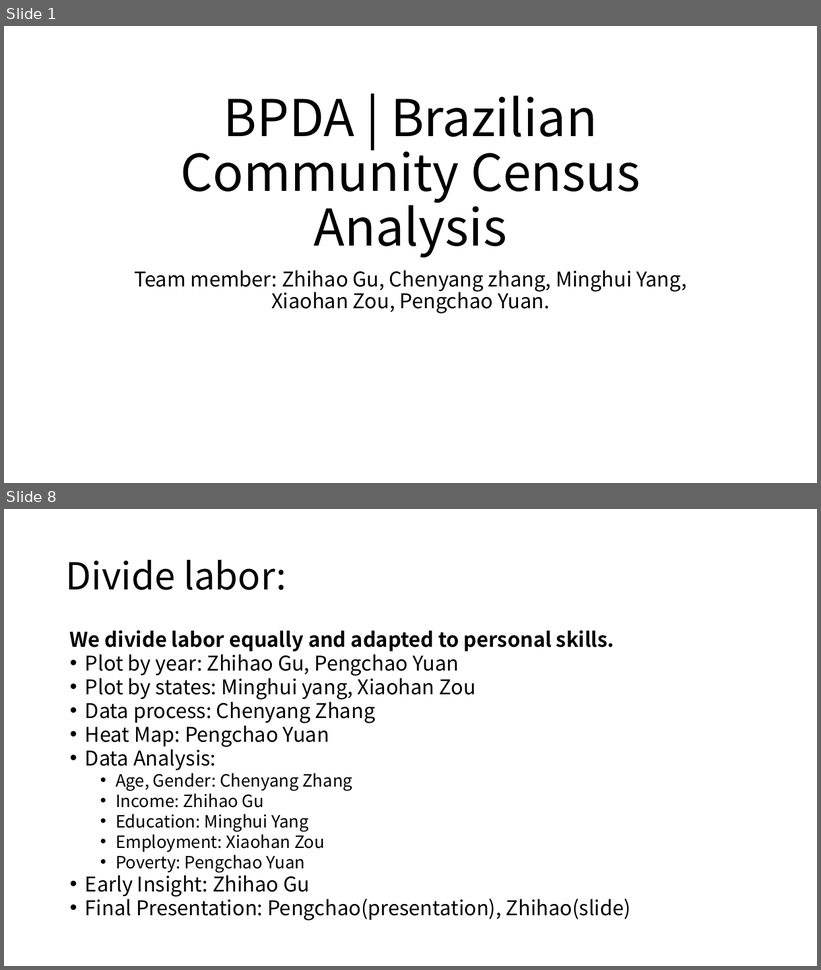
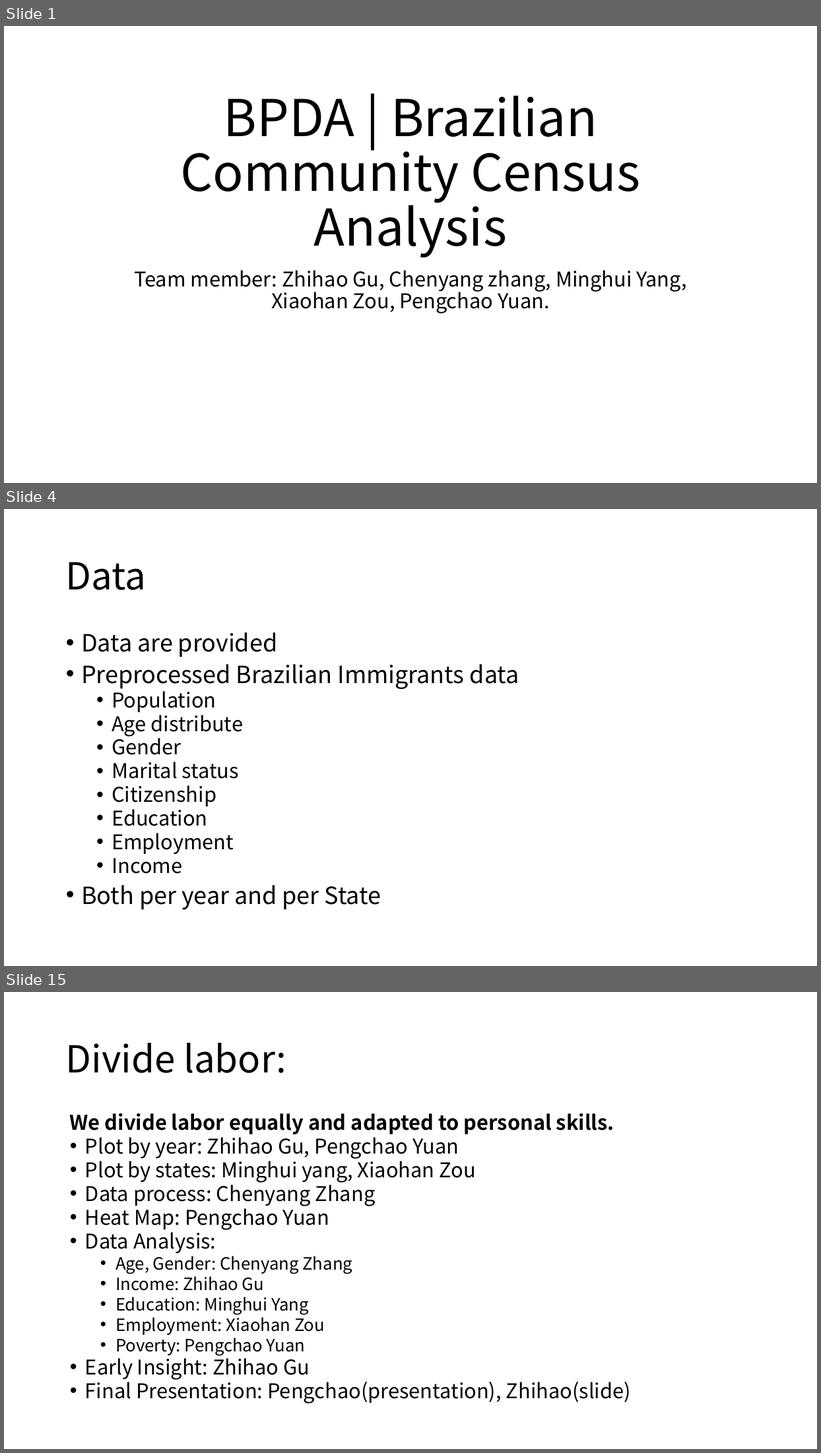
Before and after one commit to BU-Spark/ds-boston-bpda-br-census, a slide deck: Team 3 Project Deliverable/Final Presentation.pptx. Shown one above the other, each under a label of ours: slides 1 and 8 before the commit, slides 1, 4 and 15 after it; the slides between them are not shown. The pictures are 821x970 and 821x1453 pixels, drawn with LibreOffice and Linux fonts; fonts in the diff are those of the drawing. Boxes give left, top, right and bottom in pixels: in the first picture for what was removed or moved away, otherwise in the second. Text is boxed around its words. In the diff, an @@ line names an element or a change of style, - is before the commit and + after.

```diff
--- a/Team 3 Project Deliverable/Final Presentation.pptx
+++ b/Team 3 Project Deliverable/Final Presentation.pptx
@@ slide 4 added at bbox=[4, 509, 817, 966], background #FFFFFF @@
@@ title added at bbox=[66, 562, 147, 590], 44 pt, text #000000 @@
+Data
@@ text added at bbox=[81, 632, 519, 910], 24 pt, text #000000 @@
+• Data are provided
+• Preprocessed Brazilian Immigrants data
+  • Population
+  • Age distribute
+  • Gender
+  • Marital status
+  • Citizenship
+  • Education
+  • Employment
+  • Income
+• Both per year and per State
@@ what was slide 8 is now slide 15 @@
```
Also in this commit, not shown: 2 slides changed, 11 other slides added, 4 slides removed, 4 other files.
